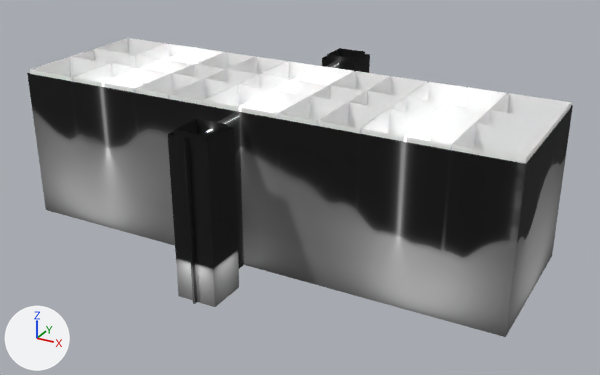
Renders of the glTF model models/gallery.glb from each side of a commit.
Both versions are drawn from a 50 mm lens placed at (295.0, -511.0, 297.0), pointed at (15.0, -2.0, 42.0). Arrows for +X, +Y and +Z are at lower left; the lights stay in place.

Objects in the first picture: 'gallery_ceiling', 'gallery_emit', 'gallery_walls'.
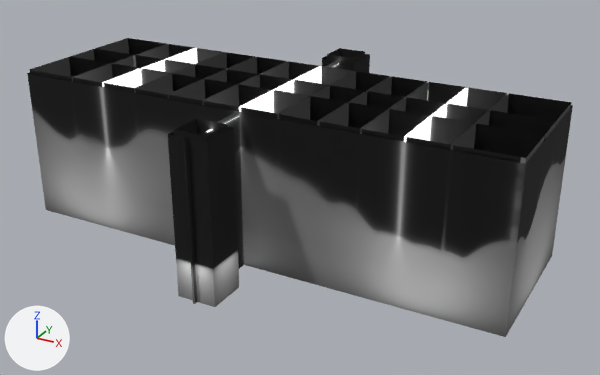
Edits to the scene script, one JSON object a line:
```json
{"op": "add", "block": "img_lightmap_ceiling", "code": ["img_lightmap_ceiling = load_image('lightmap_ceiling', '_unpacked/lightmap_ceiling', 2048, 1024, 'sRGB')"]}
{"op": "remove", "block": "mat_white", "code": "mat_white.base_color = (1.0, 1.0, 1.0)  # white #ffffff"}
{"op": "set", "path": "mat_white.metallic", "old": "1.0", "new": "0.0"}
{"op": "set", "path": "mat_white.roughness", "old": "1.0", "new": "0.5"}
{"op": "add", "block": "mat_white", "code": "mat_white.texture = img_lightmap_ceiling"}
```

Changed parts and their boxes [x1, y1, x2, y2] in the pictures (600 x 375 px):
```json
{"object": "gallery_ceiling", "change": "surface changed", "before": [29, 38, 572, 164], "after": [29, 38, 572, 164], "on screen": "white to black"}
```
